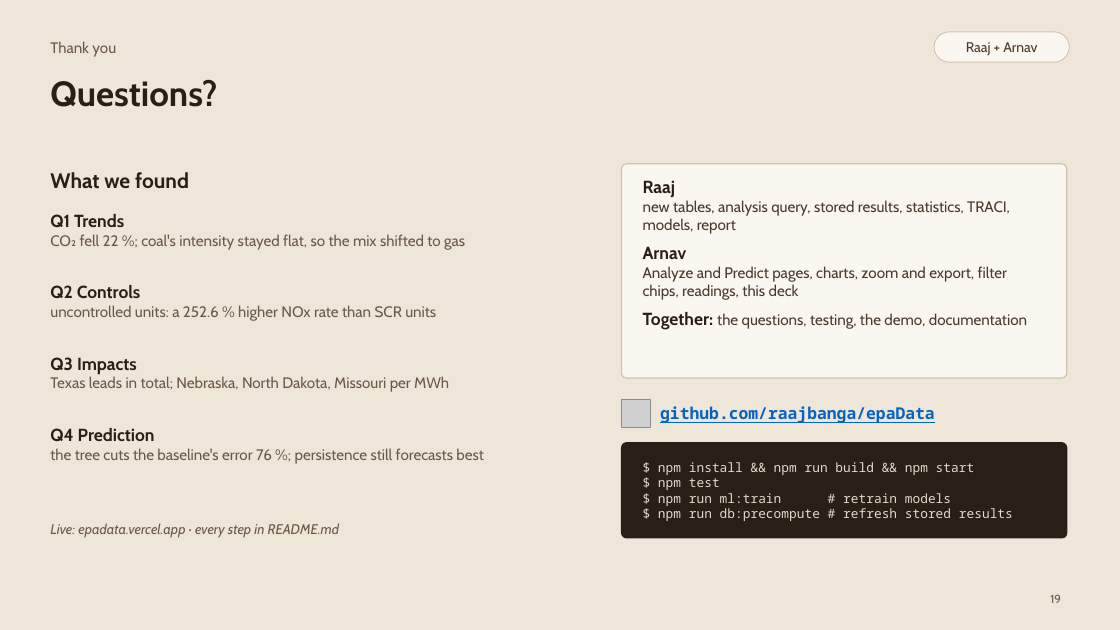
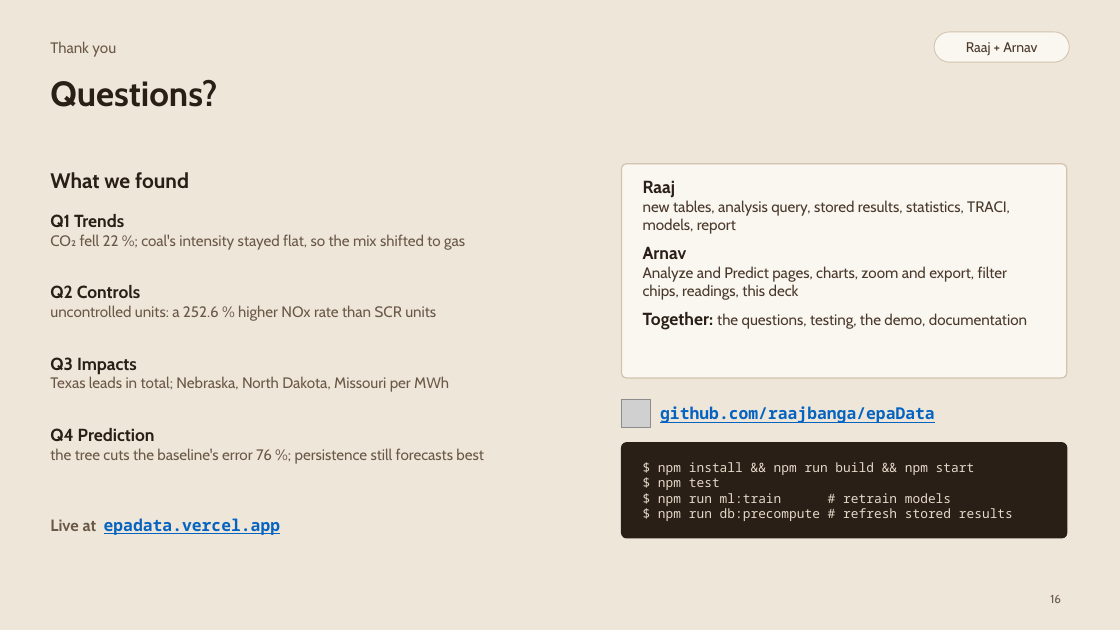
Before and after one commit to raajbanga/epaData, a slide deck: slide 16 of report/phase2/slides/epaData-slides.pptx (slide 19 before the commit). Drawn at 1120x630 pixels with LibreOffice and Linux fonts; fonts in the diff are those of the drawing; grey boxes stand for pictures. Boxes give left, top, right and bottom in pixels: in the first picture for what was removed or moved away, otherwise in the second. Text is boxed around its words. In the diff, an @@ line names an element or a change of style, - is before the commit and + after.

Commit message:
docs(slides): explain TRACI and the data split; demo two steps per slide
- New slides: which TRACI factors and why, and how they map onto our mass columns
- New slides: the year-based split and why, and how each model was chosen
- Demo steps two per slide; drop the demo overview
- Live site link as large as the GitHub link

```diff
--- a/report/phase2/slides/epaData-slides.pptx
+++ b/report/phase2/slides/epaData-slides.pptx
@@ text at bbox=[50, 518, 281, 535]: text changed; size 12 to 14 pt; font Cabin to Noto Sans Mono; text colour #6B5948 to #0563C1; bold on; italic off @@
-Live: epadata.vercel.app · every step in README.md
+Live at epadata.vercel.app
@@ page number at bbox=[1050, 595, 1061, 603]: text changed @@
-19
+16
```
Also in this commit, not shown: 7 slides added, 10 slides removed, 3 other files.
